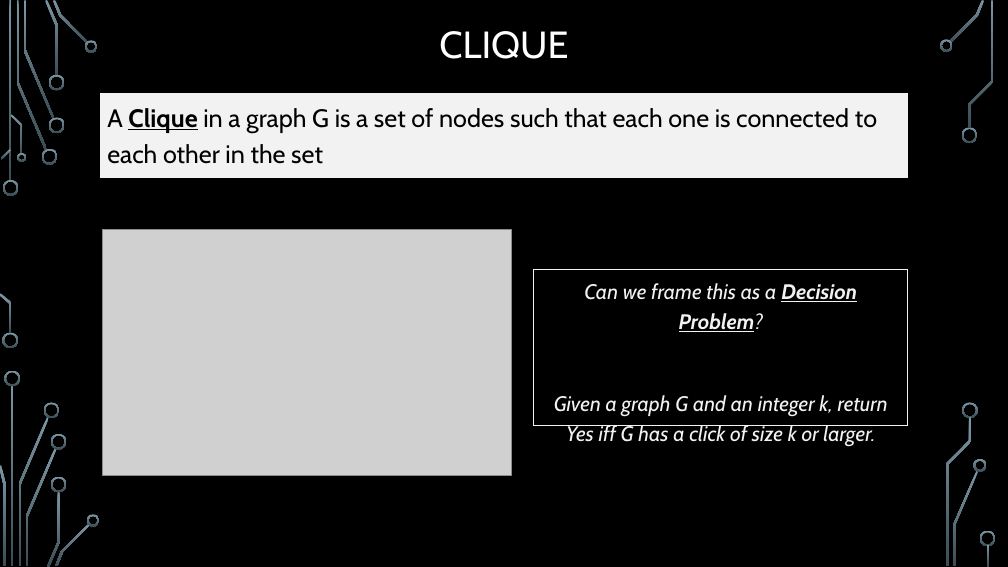
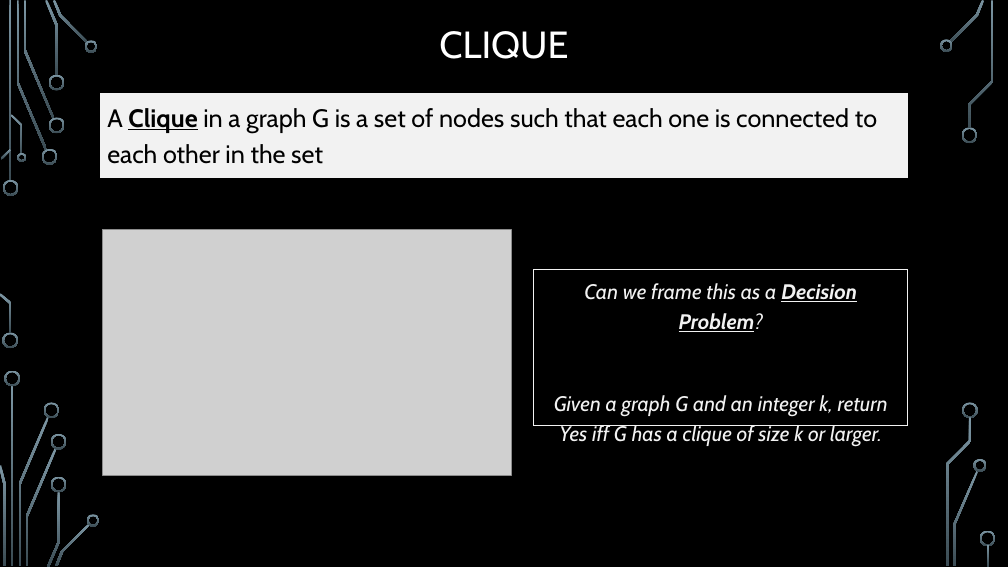
Before and after one commit to markfloryan/dmt2, a slide deck: slide 75 of slides/05-ComplexityTheory.pptx. Drawn at 1008x567 pixels with LibreOffice and Linux fonts; fonts in the diff are those of the drawing; grey boxes stand for pictures; background and template pictures are left out. Boxes give left, top, right and bottom in pixels: in the first picture for what was removed or moved away, otherwise in the second. Text is boxed around its words. In the diff, an @@ line names an element or a change of style, - is before the commit and + after.

```diff
--- a/slides/05-ComplexityTheory.pptx
+++ b/slides/05-ComplexityTheory.pptx
@@ text in rectangle at box(554, 395, 888, 447): text changed @@
-Given a graph G and an integer k, return Yes iff G has a click of size k or larger.
+Given a graph G and an integer k, return Yes iff G has a clique of size k or larger.
```
Also in this commit, not shown: 2 other files.
